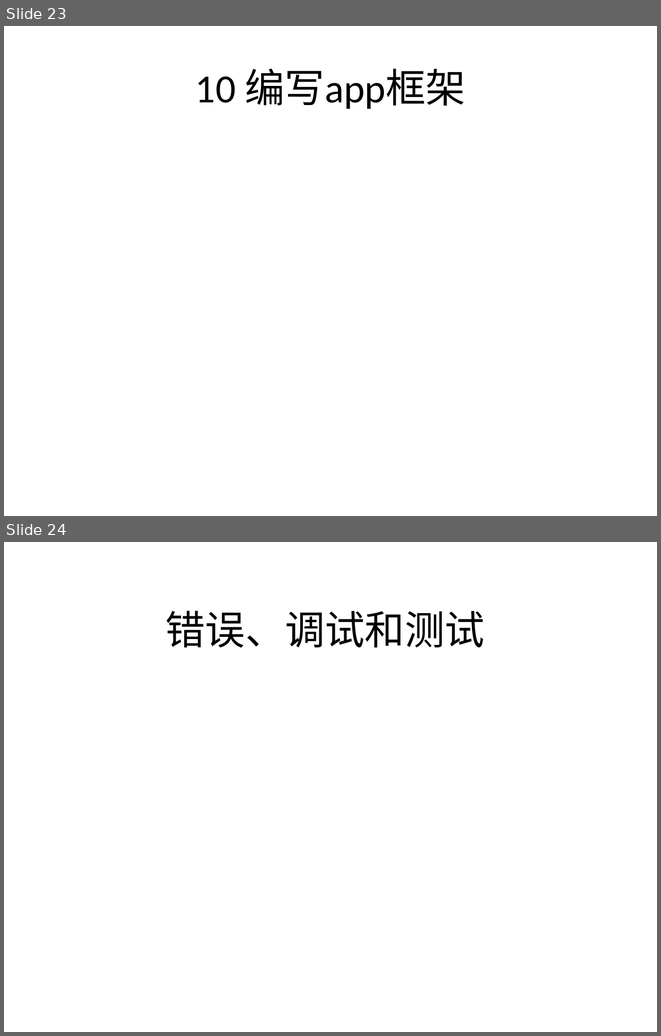
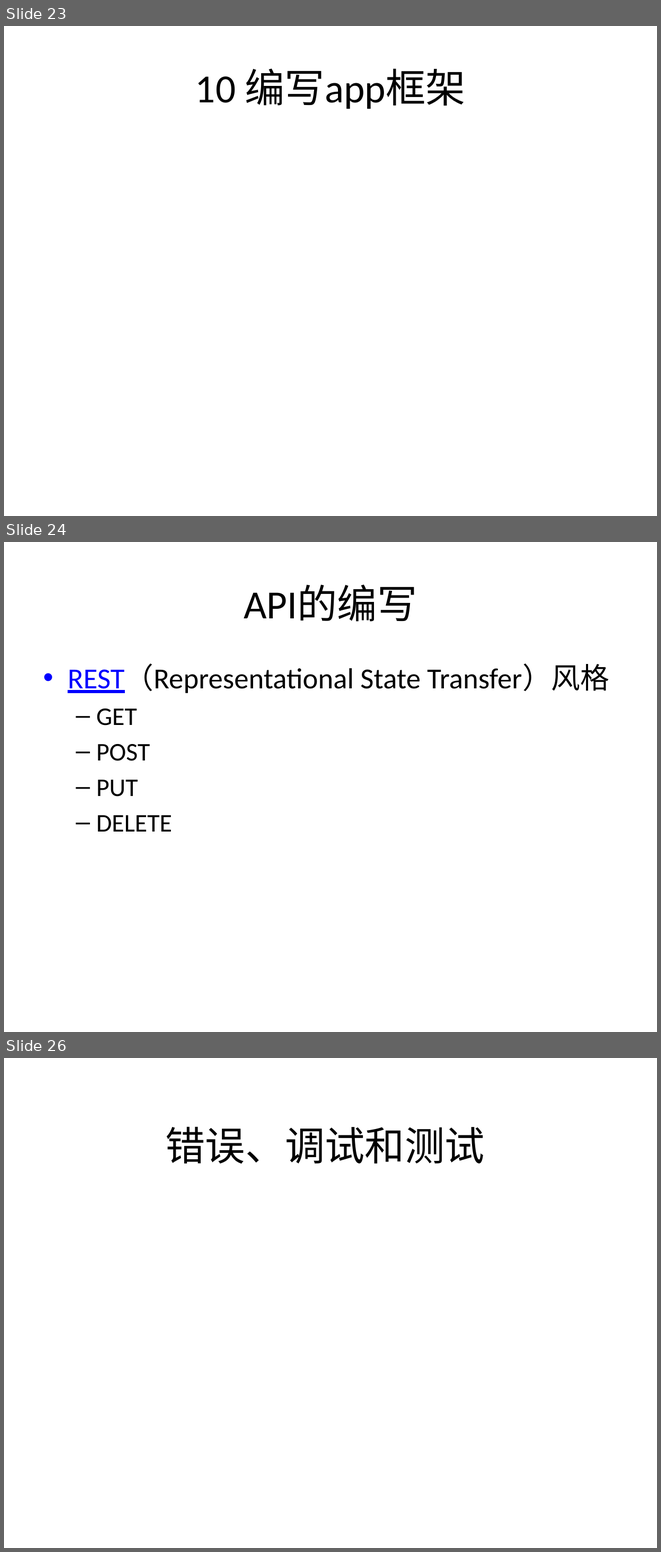
Before and after one commit to zhinan18/Python3, a slide deck: readme/python3_Advanced.pptx. Shown one above the other, each under a label of ours: slides 23 and 24 before the commit, slides 23, 24 and 26 after it; the slides between them are not shown. The pictures are 661x1036 and 661x1552 pixels, drawn with LibreOffice and Linux fonts; fonts in the diff are those of the drawing. Boxes give left, top, right and bottom in pixels: in the first picture for what was removed or moved away, otherwise in the second. Text is boxed around its words. In the diff, an @@ line names an element or a change of style, - is before the commit and + after.

```diff
--- a/readme/python3_Advanced.pptx
+++ b/readme/python3_Advanced.pptx
@@ slide 24 added at <box>4,542,657,1032</box>, background #FFFFFF @@
@@ title added at <box>244,585,417,622</box>, 44 pt, text #000000 @@
+API的编写
@@ text added at <box>68,664,609,831</box>, 32 pt, text #000000 @@
+• REST（Representational State Transfer）风格
+  – GET
+  – POST
+  – PUT
+  – DELETE
@@ what was slide 24 is now slide 26 @@
```
Also in this commit, not shown: 1 other slide added, 6 other files.
